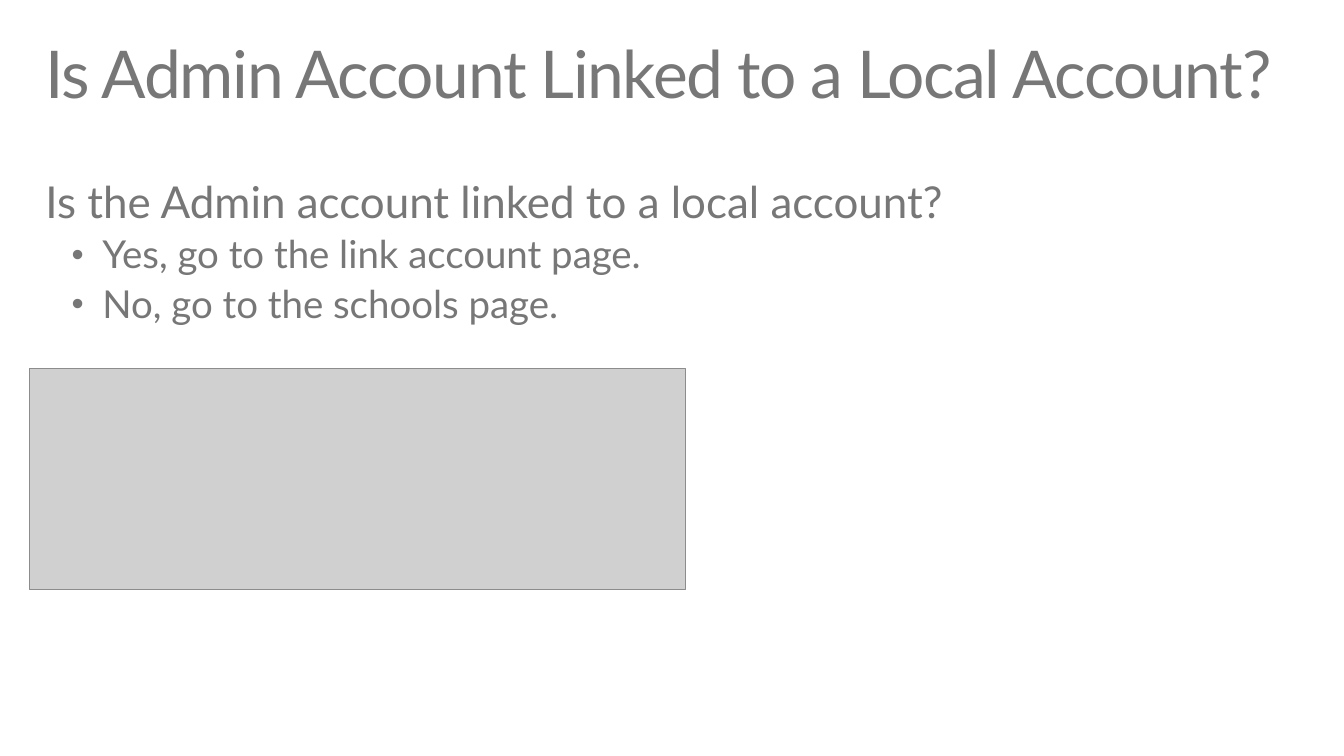
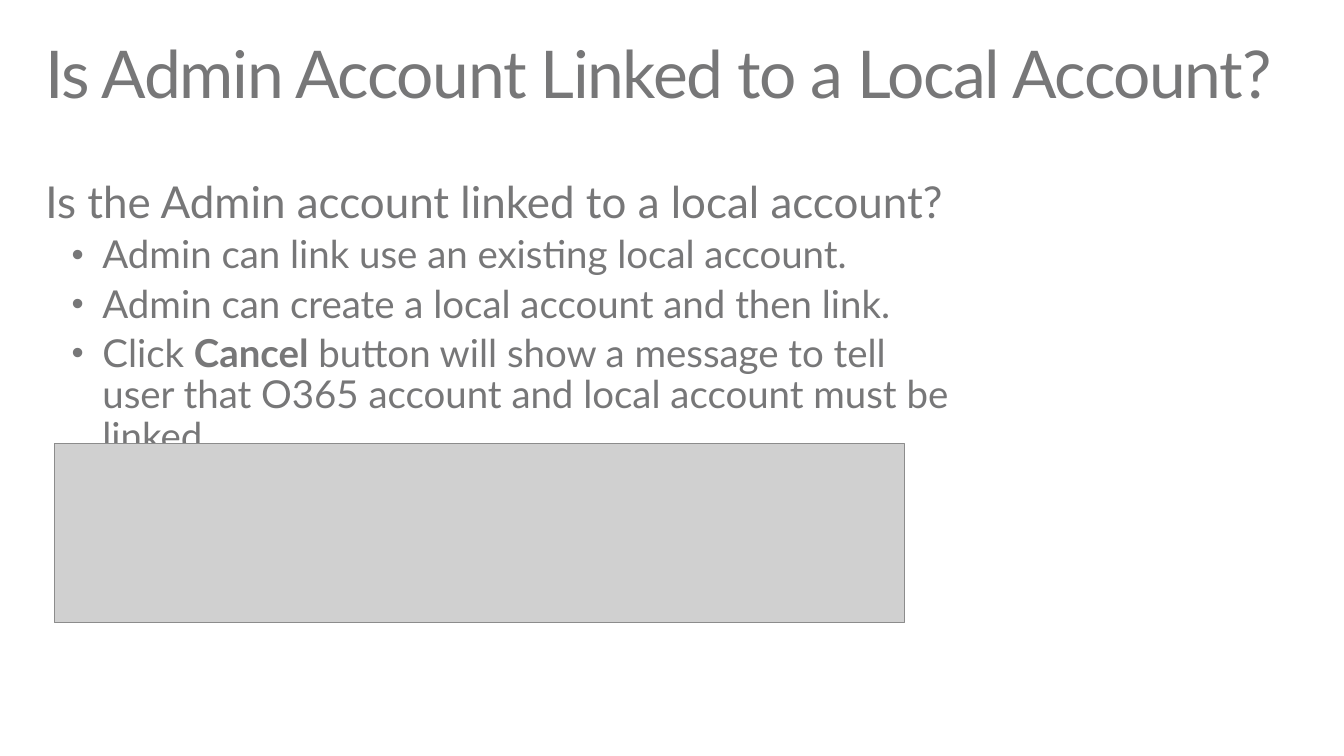
Before and after one commit to TJVering/EDUGraphAPI, a slide deck: slide 6 of EDU GRAPH-API Demo Script.pptx. Drawn at 1344x756 pixels with LibreOffice and Linux fonts; fonts in the diff are those of the drawing; grey boxes stand for pictures. Boxes give left, top, right and bottom in pixels: in the first picture for what was removed or moved away, otherwise in the second. Text is boxed around its words. In the diff, an @@ line names an element or a change of style, - is before the commit and + after.

```diff
--- a/EDU GRAPH-API Demo Script.pptx
+++ b/EDU GRAPH-API Demo Script.pptx
@@ text at (102,239,949,444): text changed @@
-  • Yes, go to the link account page.
-  • No, go to the schools page.
+  • Admin can link use an existing local account.
+  • Admin can create a local account and then link.
+  • Click Cancel button will show a message to tell user that O365 account and local account must be linked..
@@ picture removed at (30,369,685,590) @@
@@ picture added at (54,444,904,623) @@
```
Also in this commit, not shown: 9 other slides changed, 11 slides added, 3 slides removed, 27 other files.
